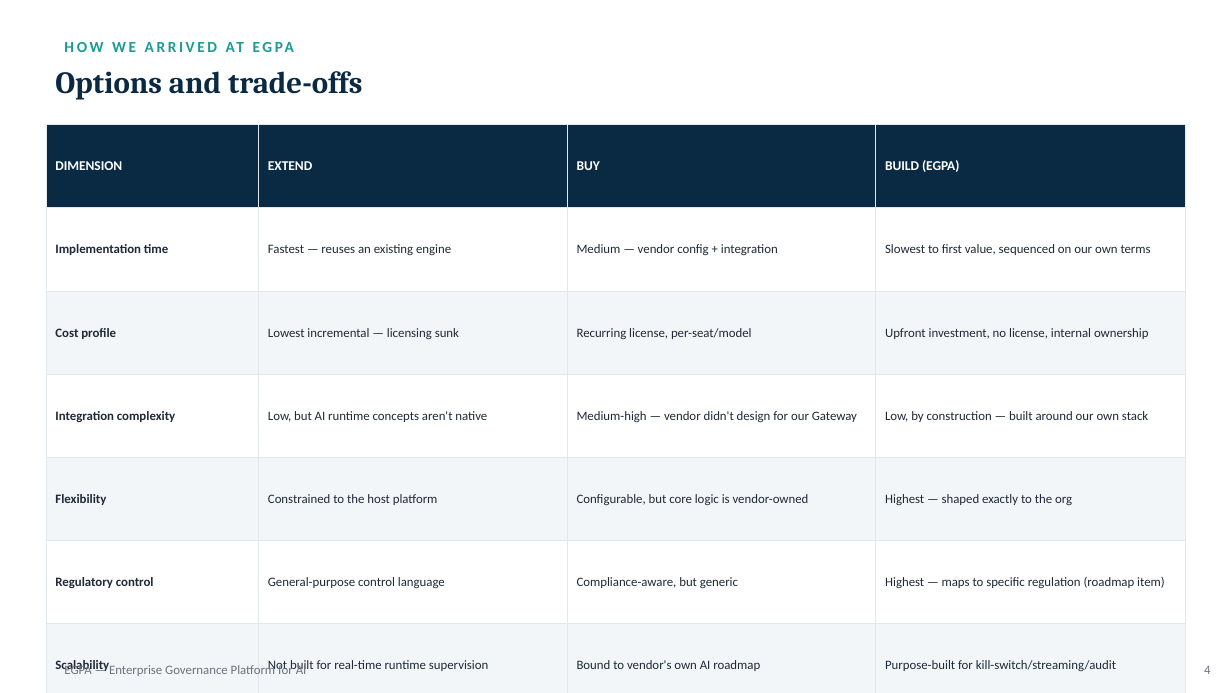
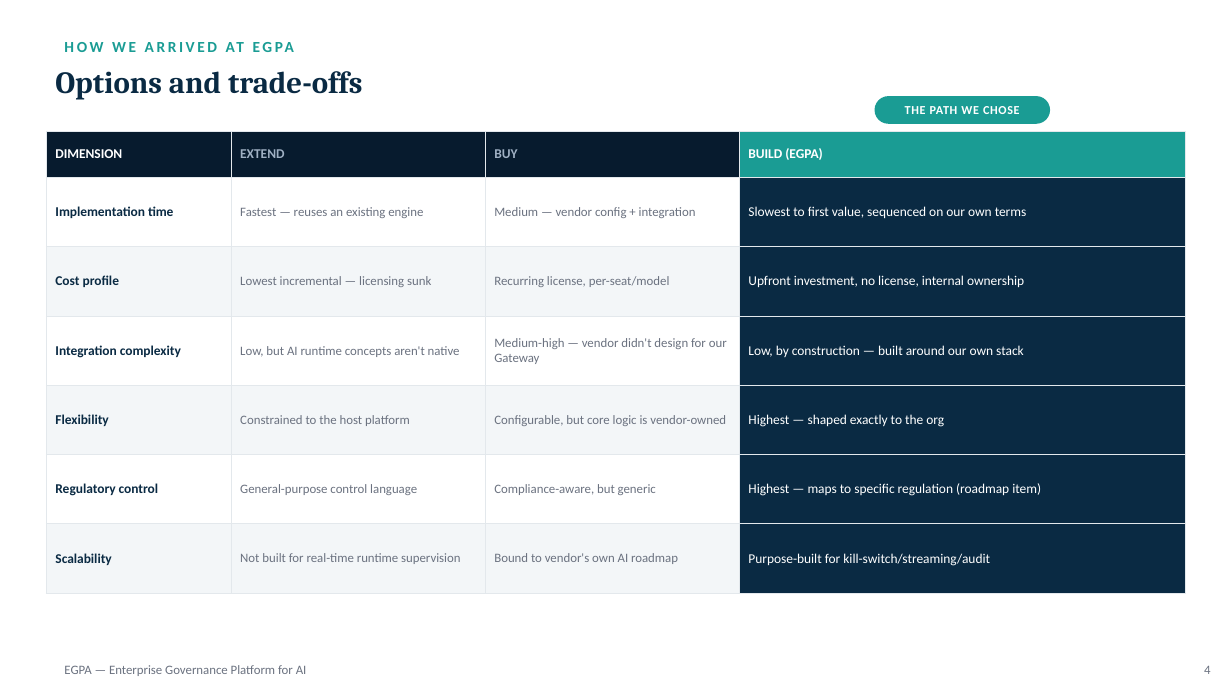
Before and after one commit to HariprasadMitta/EGPA, a slide deck: slide 5 of docs/EGPA-Overview.pptx. Drawn at 1232x693 pixels with LibreOffice and Linux fonts; fonts in the diff are those of the drawing. Boxes give left, top, right and bottom in pixels: in the first picture for what was removed or moved away, otherwise in the second. Text is boxed around its words. In the diff, an @@ line names an element or a change of style, - is before the commit and + after.

```diff
--- a/docs/EGPA-Overview.pptx
+++ b/docs/EGPA-Overview.pptx
@@ rounded rectangle added at bbox=[874, 96, 1050, 124], fill #1A9C94 @@
@@ text added at bbox=[905, 106, 1020, 114], 9.5 pt, text #FFFFFF, bold @@
+THE PATH WE CHOSE
@@ table at bbox=[46, 131, 1186, 570] @@
@@ fill #0A2A43 to #071B2E in 3 cells @@
@@ fill #0A2A43 to #1A9C94 in row 1, column 4 @@
@@ fill #FFFFFF to #0A2A43 in 3 cells @@
@@ fill #F3F6F8 to #0A2A43 in 3 cells @@
@@ text colour #FFFFFF to #9FB0C3 in "EXTEND", "BUY" @@
@@ size 10 to 10.5 pt in "Implementation time", "Slowest to first value, sequenced on our ...", "Cost profile", "Upfront investment, no license, internal ownership" and 8 more places @@
@@ text colour #1F2937 to #0A2A43 in "Implementation time", "Cost profile", "Integration complexity", "Flexibility" and 2 more places @@
@@ text colour #1F2937 to #6B7280 in "Fastest — reuses an existing engine", "Medium — vendor config + integration", "Lowest incremental — licensing sunk", "Recurring license, per-seat/model" and 8 more places @@
@@ text colour #1F2937 to #FFFFFF in "Slowest to first value, sequenced on our ...", "Upfront investment, no license, internal ownership", "Low, by construction — built around our ...", "Highest — shaped exactly to the org" and 2 more places @@
@@ table: place and size @@
-table at bbox=[46, 125, 1186, 677]
+table at bbox=[46, 131, 1186, 570]
```
Also in this commit, not shown: 2 other slides changed, 1 slide removed.
